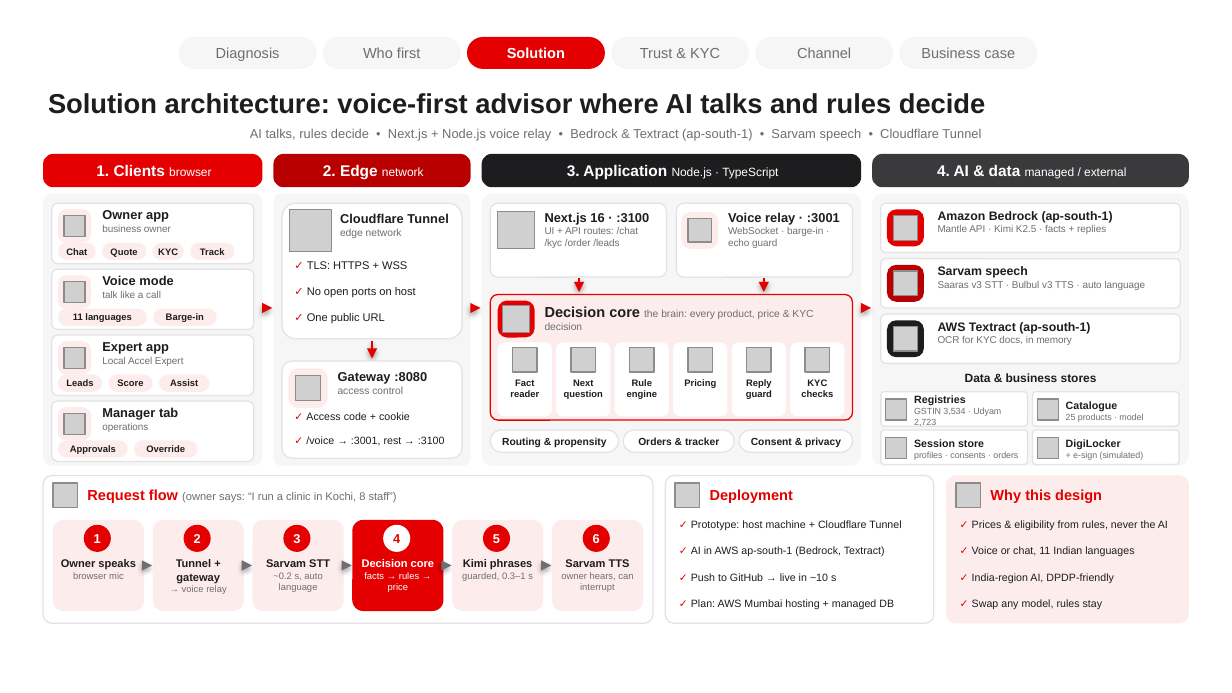
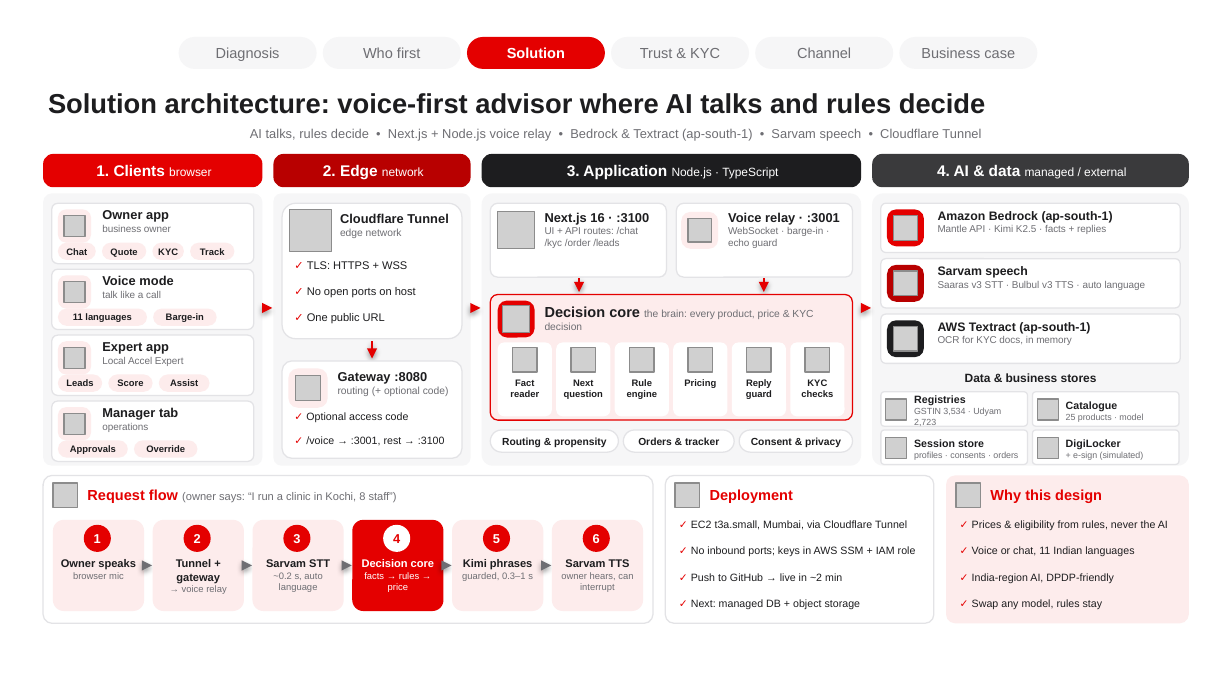
Before and after one commit to jntbatra/udyam-digital, a slide deck: slide 9 of docs/deck/Accel_UdyamDigital_TrackA_v2.pptx. Drawn at 1232x693 pixels with LibreOffice and Linux fonts; fonts in the diff are those of the drawing; grey boxes stand for pictures; background and template pictures are left out. Boxes give left, top, right and bottom in pixels: in the first picture for what was removed or moved away, otherwise in the second. Text is boxed around its words. In the diff, an @@ line names an element or a change of style, - is before the commit and + after.

```diff
--- a/docs/deck/Accel_UdyamDigital_TrackA_v2.pptx
+++ b/docs/deck/Accel_UdyamDigital_TrackA_v2.pptx
@@ text at box(338, 386, 449, 396): text changed @@
-access control
+routing (+ optional code)
@@ text at box(306, 412, 408, 422): text changed @@
-✓ Access code + cookie
+✓ Optional access code
@@ text at box(691, 520, 907, 530): text changed @@
-✓ Prototype: host machine + Cloudflare Tunnel
+✓ EC2 t3a.small, Mumbai, via Cloudflare Tunnel
@@ text at box(691, 546, 916, 557): text changed @@
-✓ AI in AWS ap-south-1 (Bedrock, Textract)
+✓ No inbound ports; keys in AWS SSM + IAM role
@@ text at box(691, 573, 842, 581): text changed @@
-✓ Push to GitHub → live in ~10 s
+✓ Push to GitHub → live in ~2 min
@@ text at box(691, 599, 861, 609): text changed @@
-✓ Plan: AWS Mumbai hosting + managed DB
+✓ Next: managed DB + object storage
```
Also in this commit, not shown: 1 other slide changed, 18 other files.
